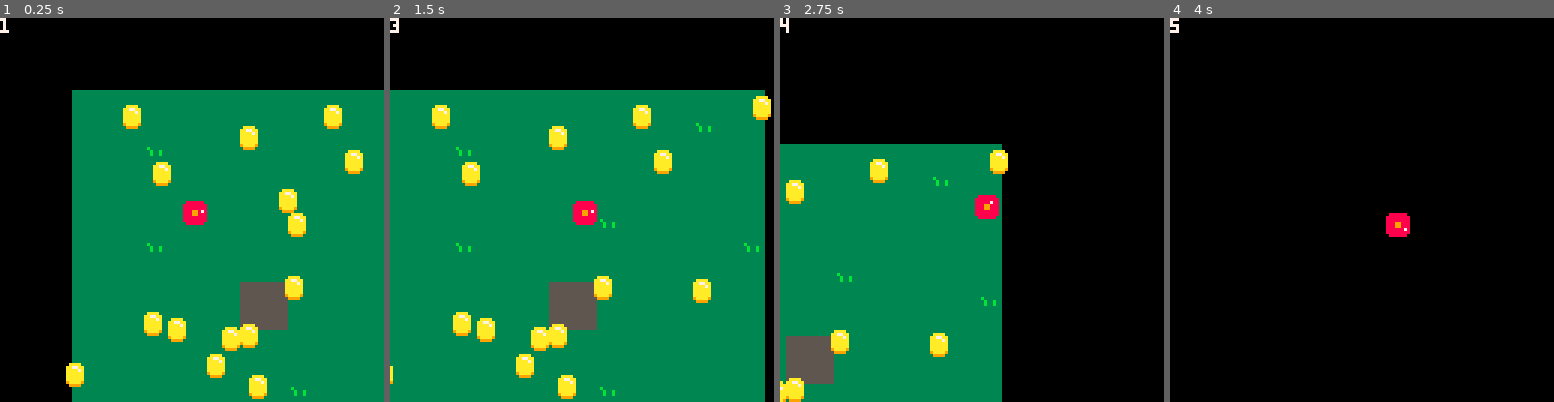
Above: before the commit, frames 1-4 (left to right).
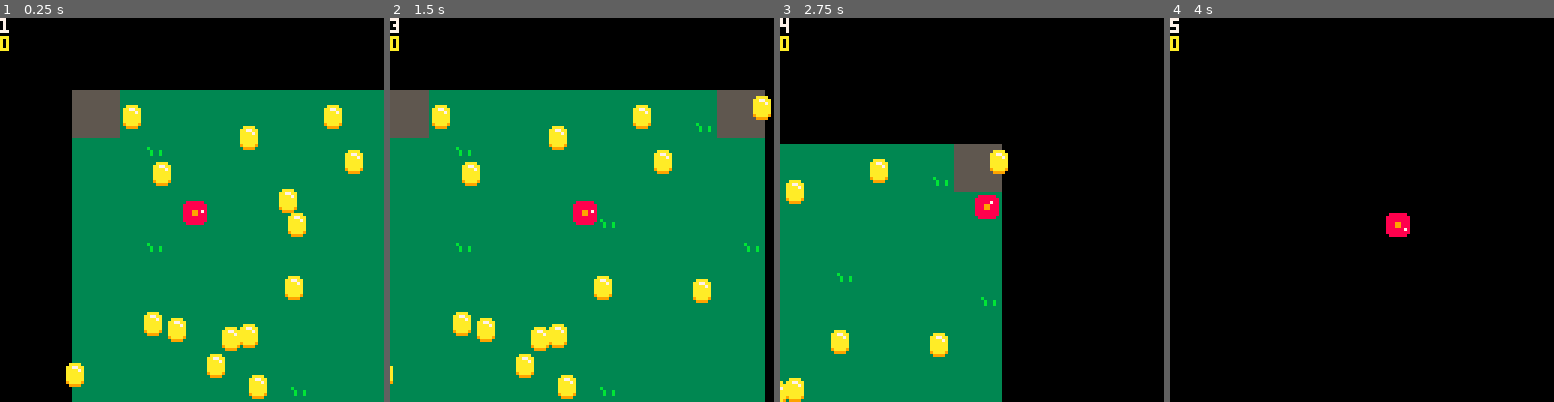
Above: after the commit, the same moments.

Repository: wsasaki01/taxi
Game: PICO-8 cartridge p1/taxi-p1.p8
Same seed, same stepped clock (60 frames per second), same inputs: the game is played once before the commit and once after it.
Inputs:
- Up to frame 1 (0.25 s): no input
- Up to frame 2 (1.5 s): tap X (X key) at 1.07 s
- Up to frame 3 (2.75 s): hold Left 1.97-2.37 s; tap X (X key) at 2.07, 2.4, 2.73 s
- Up to frame 4 (4 s): hold Right 2.87-3.53 s; tap X (X key) at 3.07, 3.4, 3.73 s; hold Up from 3.58 s (still down)

The runs differ from the first frame. In frame 1, 3.1% of the frame differs, in the area x 0-75%, y 4-82%; in frame 2, 4.2%, in the area x 0-98%, y 4-82%; in frame 3, 2.9%; in frame 4, less than 0.1%.

Commit message:
Add coin stash points

Diff:
--- a/p1/main.lua
+++ b/p1/main.lua
@@ -11,6 +11,7 @@
         acc = 0.45, -- acceleration
         fr = 0.8, -- friction
 
+        cc = 0,
         score = 0
     }
 
@@ -26,9 +27,7 @@
     }
 
     coins = {}
-    for i=1, 20 do
-        add(coins, {rnd(128), rnd(128)})
-    end
+    gen_coins()
 end
 
 function _update60()
@@ -44,7 +43,7 @@
     end
 
     -- boost with x
-    if btnp(5) then
+    if btnp(5) and drive then
         p.vel += 5
     end
 
@@ -76,6 +75,7 @@
     c.y+=cos(c.dir)*c.vel
 
     check_collision()
+    check_drop()
 end
 
 function _draw()
@@ -90,7 +90,14 @@
 
     draw_coins()
 
-    print(p.score, c.x-64, c.y-64, 7) -- score
+    print(p.cc, c.x-64, c.y-64, 7) -- score
+    print(p.score, 10)
+end
+
+function gen_coins()
+    for i=1, 20 do
+        add(coins, {rnd(128), rnd(128)})
+    end
 end
 
 function draw_coins()
@@ -106,8 +113,18 @@
         p.x+0.5*(p.w) > coin[1]-5 and -- makes it more generous
         p.y-0.5*(p.h) < coin[2]+5 and
         p.y+0.5*(p.h) > coin[2]-5 then
-            p.score += 1
+            p.cc += 1
             del(coins, coin)
         end
     end
 end
+
+function check_drop()
+    if fget(mget(p.x\8, p.y\8)) == 1 then
+        p.score += 10*p.cc
+        p.cc = 0
+        if #coins == 0 then
+            gen_coins()
+        end
+    end
+end
--- a/p1/taxi-p1.p8
+++ b/p1/taxi-p1.p8
@@ -15,19 +15,19 @@
 0000000100010000000000000000000000000000000000000000000000000000000000000000000000000000000000000000000000000000000000000000000000000000000000000000000000000000000000000000000000000000000000000000000000000000000000000000000000000000000000000000000000000000
 0000000000000000000000000000000000000000000000000000000000000000000000000000000000000000000000000000000000000000000000000000000000000000000000000000000000000000000000000000000000000000000000000000000000000000000000000000000000000000000000000000000000000000
 __map__
-0101010101010101010101010101010100000000000000000000000000000000000000000000000000000000000000000000000000000000000000000000000000000000000000000000000000000000000000000000000000000000000000000000000000000000000000000000000000000000000000000000000000000000
-0101010101010101010101010102010100000000000000000000000000000000000000000000000000000000000000000000000000000000000000000000000000000000000000000000000000000000000000000000000000000000000000000000000000000000000000000000000000000000000000000000000000000000
+0505010101010101010101010101050500000000000000000000000000000000000000000000000000000000000000000000000000000000000000000000000000000000000000000000000000000000000000000000000000000000000000000000000000000000000000000000000000000000000000000000000000000000
+0505010101010101010101010102050500000000000000000000000000000000000000000000000000000000000000000000000000000000000000000000000000000000000000000000000000000000000000000000000000000000000000000000000000000000000000000000000000000000000000000000000000000000
 0101010201010101010101010101010100000000000000000000000000000000000000000000000000000000000000000000000000000000000000000000000000000000000000000000000000000000000000000000000000000000000000000000000000000000000000000000000000000000000000000000000000000000
 0101010101010101010101010101010100000000000000000000000000000000000000000000000000000000000000000000000000000000000000000000000000000000000000000000000000000000000000000000000000000000000000000000000000000000000000000000000000000000000000000000000000000000
 0101010101010101010101010101010100000000000000000000000000000000000000000000000000000000000000000000000000000000000000000000000000000000000000000000000000000000000000000000000000000000000000000000000000000000000000000000000000000000000000000000000000000000
 0101010101010101010201010101010100000000000000000000000000000000000000000000000000000000000000000000000000000000000000000000000000000000000000000000000000000000000000000000000000000000000000000000000000000000000000000000000000000000000000000000000000000000
 0101010201010101010101010101010200000000000000000000000000000000000000000000000000000000000000000000000000000000000000000000000000000000000000000000000000000000000000000000000000000000000000000000000000000000000000000000000000000000000000000000000000000000
 0101010101010101010101010101010100000000000000000000000000000000000000000000000000000000000000000000000000000000000000000000000000000000000000000000000000000000000000000000000000000000000000000000000000000000000000000000000000000000000000000000000000000000
-0101010101010105050101010101010100000000000000000000000000000000000000000000000000000000000000000000000000000000000000000000000000000000000000000000000000000000000000000000000000000000000000000000000000000000000000000000000000000000000000000000000000000000
-0101010201010105050101010101010100000000000000000000000000000000000000000000000000000000000000000000000000000000000000000000000000000000000000000000000000000000000000000000000000000000000000000000000000000000000000000000000000000000000000000000000000000000
+0101010101010101010101010101010100000000000000000000000000000000000000000000000000000000000000000000000000000000000000000000000000000000000000000000000000000000000000000000000000000000000000000000000000000000000000000000000000000000000000000000000000000000
+0101010201010101010101010101010100000000000000000000000000000000000000000000000000000000000000000000000000000000000000000000000000000000000000000000000000000000000000000000000000000000000000000000000000000000000000000000000000000000000000000000000000000000
 0101010101010101010101010101010100000000000000000000000000000000000000000000000000000000000000000000000000000000000000000000000000000000000000000000000000000000000000000000000000000000000000000000000000000000000000000000000000000000000000000000000000000000
 0101010101010101010101010101010100000000000000000000000000000000000000000000000000000000000000000000000000000000000000000000000000000000000000000000000000000000000000000000000000000000000000000000000000000000000000000000000000000000000000000000000000000000
 0101010101010101010201010101010100000000000000000000000000000000000000000000000000000000000000000000000000000000000000000000000000000000000000000000000000000000000000000000000000000000000000000000000000000000000000000000000000000000000000000000000000000000
 0101010101010101010101010101010100000000000000000000000000000000000000000000000000000000000000000000000000000000000000000000000000000000000000000000000000000000000000000000000000000000000000000000000000000000000000000000000000000000000000000000000000000000
-0101010201010101010101010101020100000000000000000000000000000000000000000000000000000000000000000000000000000000000000000000000000000000000000000000000000000000000000000000000000000000000000000000000000000000000000000000000000000000000000000000000000000000
-0101010101010101010101010101010100000000000000000000000000000000000000000000000000000000000000000000000000000000000000000000000000000000000000000000000000000000000000000000000000000000000000000000000000000000000000000000000000000000000000000000000000000000
+0505010201010101010101010101050500000000000000000000000000000000000000000000000000000000000000000000000000000000000000000000000000000000000000000000000000000000000000000000000000000000000000000000000000000000000000000000000000000000000000000000000000000000
+0505010101010101010101010101050500000000000000000000000000000000000000000000000000000000000000000000000000000000000000000000000000000000000000000000000000000000000000000000000000000000000000000000000000000000000000000000000000000000000000000000000000000000
